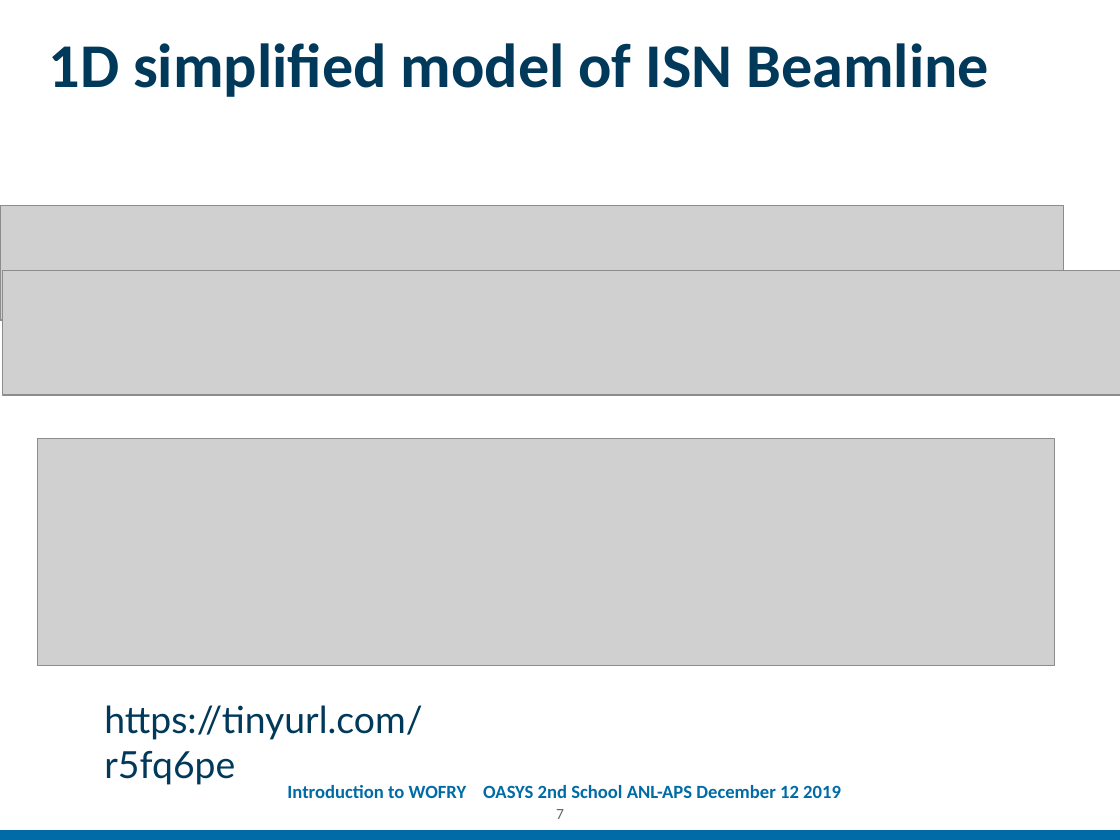
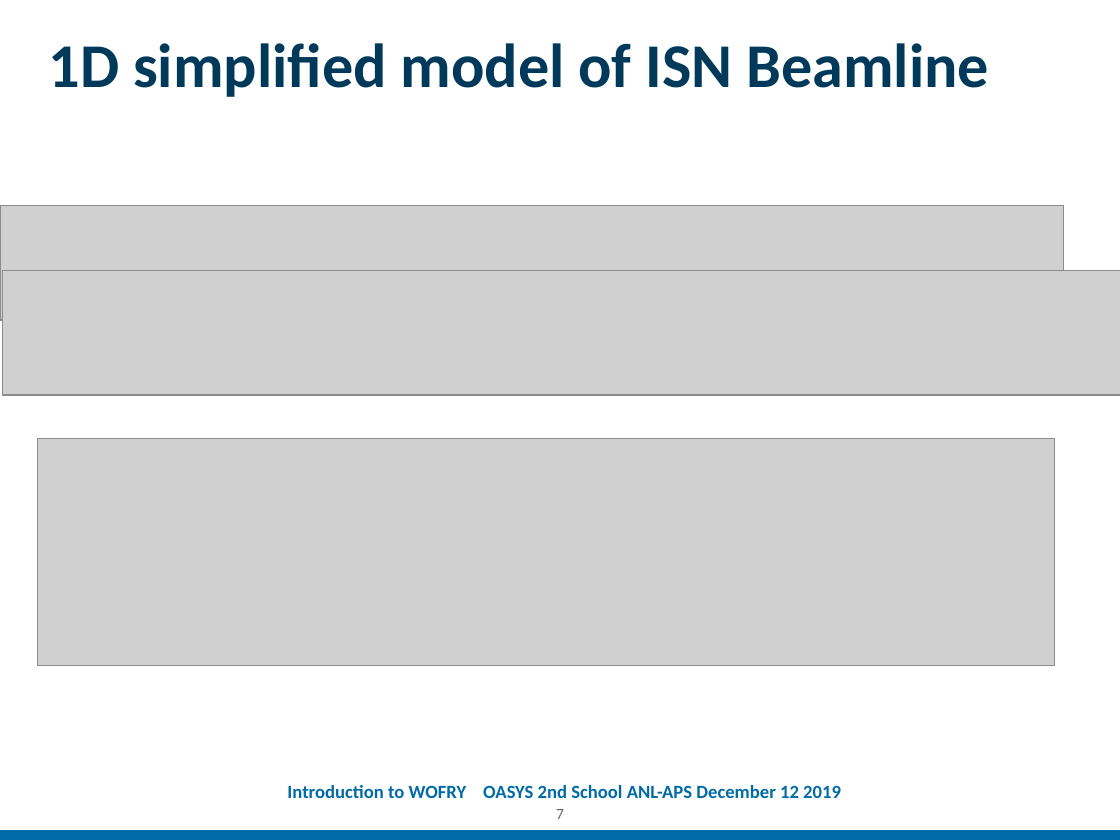
Before and after one commit to oasys-kit/oasys_school, a slide deck: slide 7 of second/slides/Introduction_to_WOFRY.pptx. Drawn at 1120x840 pixels with LibreOffice and Linux fonts; fonts in the diff are those of the drawing; grey boxes stand for pictures; background and template pictures are left out. Boxes give left, top, right and bottom in pixels: in the first picture for what was removed or moved away, otherwise in the second. Text is boxed around its words. In the diff, an @@ line names an element or a change of style, - is before the commit and + after.

```diff
--- a/second/slides/Introduction_to_WOFRY.pptx
+++ b/second/slides/Introduction_to_WOFRY.pptx
@@ text removed at (104, 705, 422, 785) @@
-https://tinyurl.com/r5fq6pe
```
Also in this commit, not shown: 2 slides added, 4 other files.
